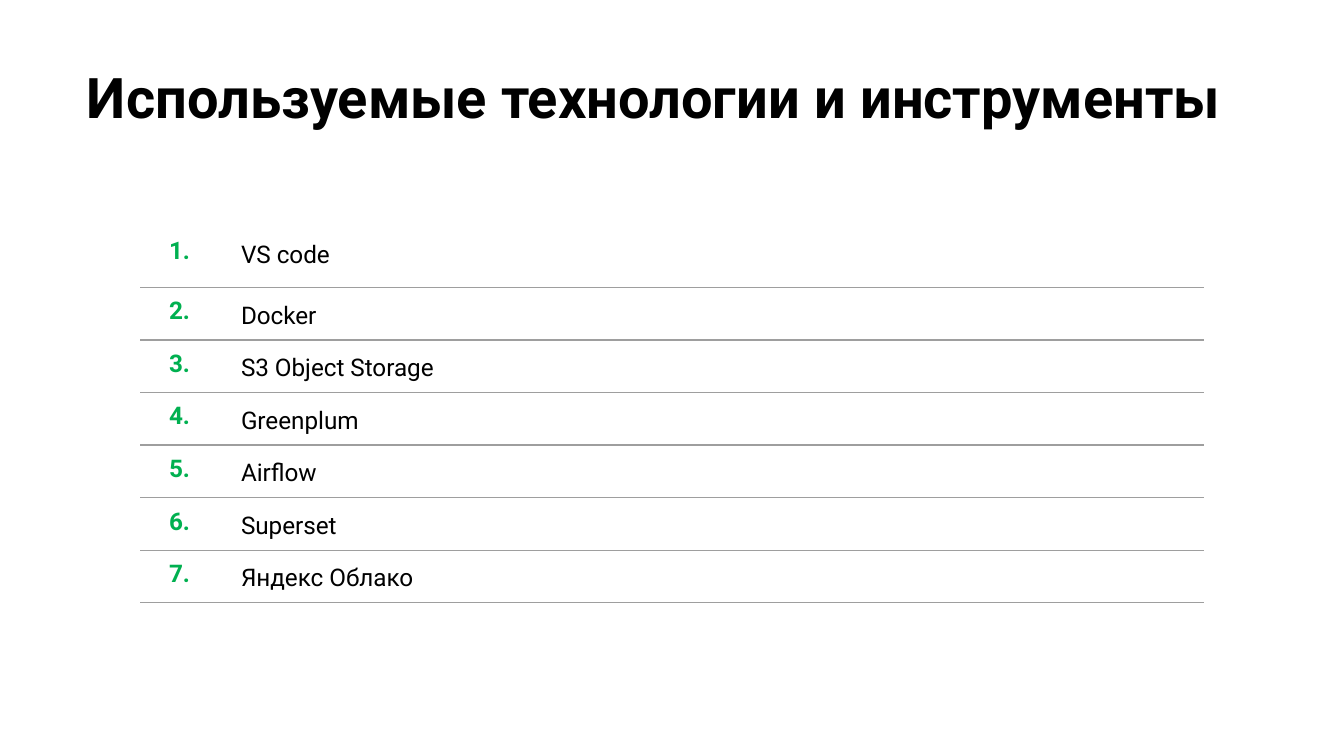
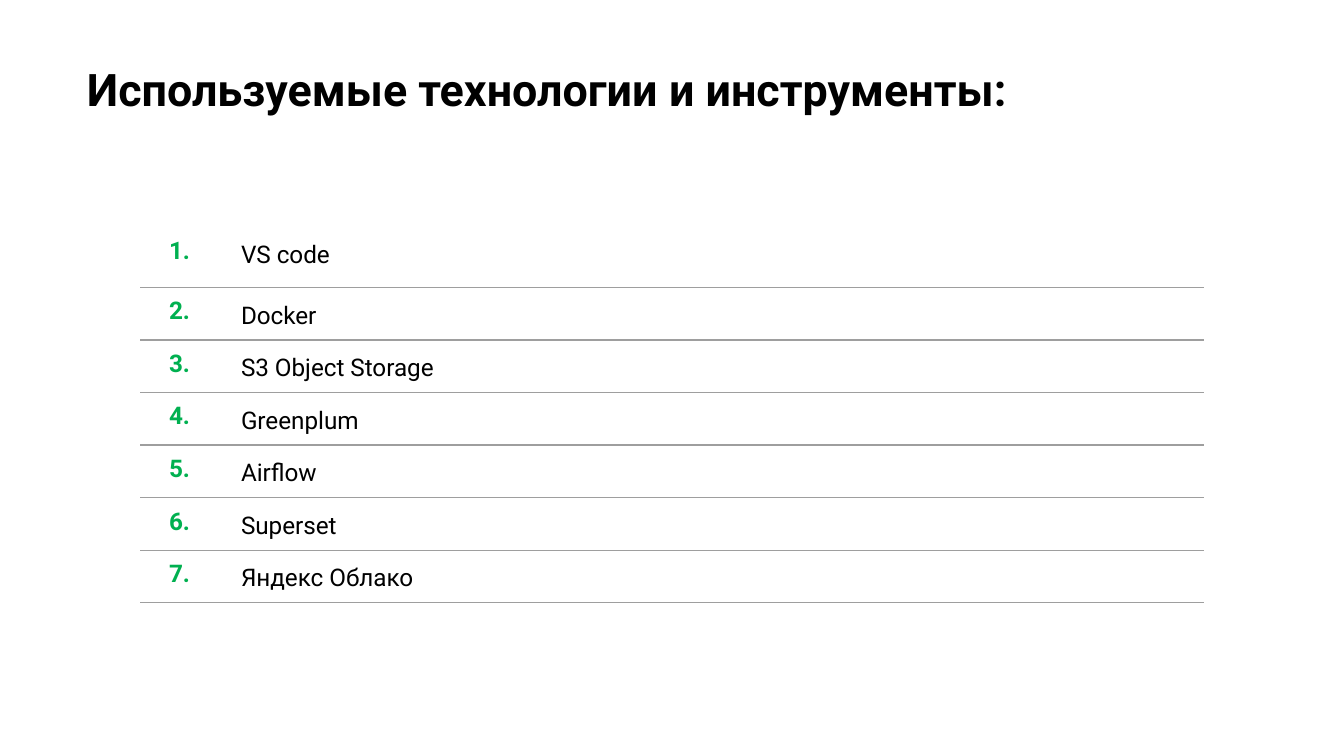
Before and after one commit to Mishganio/Greenplum_UDF, a slide deck: slide 7 of Slurm.pptx. Drawn at 1344x756 pixels with LibreOffice and Linux fonts; fonts in the diff are those of the drawing. Boxes give left, top, right and bottom in pixels: in the first picture for what was removed or moved away, otherwise in the second. Text is boxed around its words. In the diff, an @@ line names an element or a change of style, - is before the commit and + after.

```diff
--- a/Slurm.pptx
+++ b/Slurm.pptx
@@ title at (x1=87, y1=74, x2=1007, y2=116): text changed; size 30 to 24 pt @@
-Используемые технологии и инструменты
+Используемые технологии и инструменты:
```
Also in this commit, not shown: 11 other slides changed.
